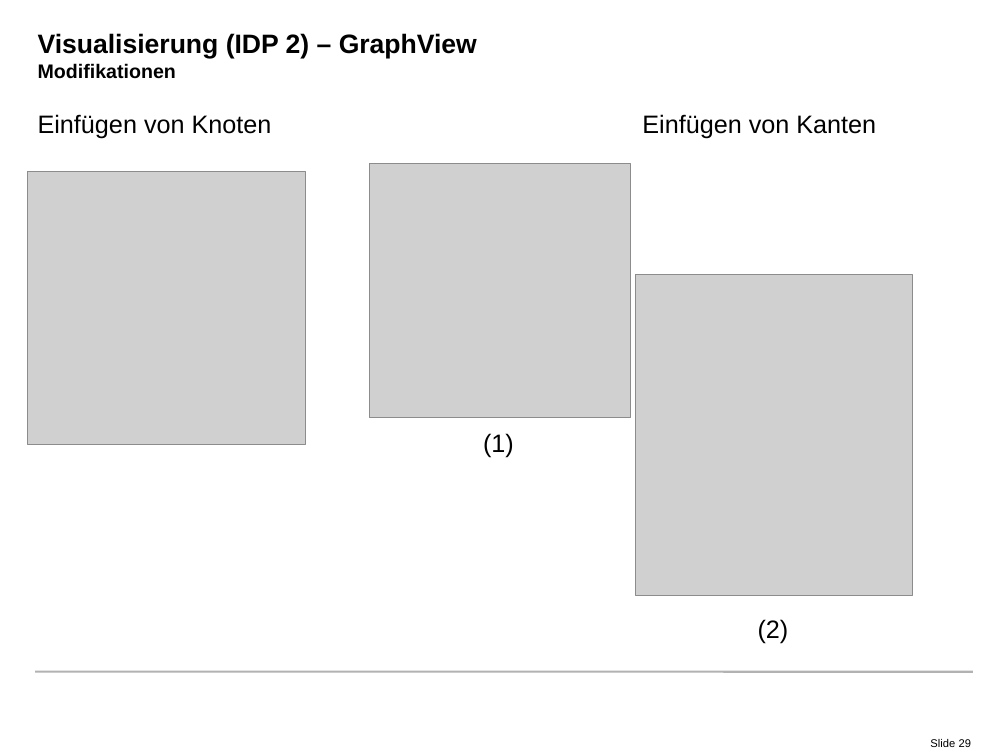
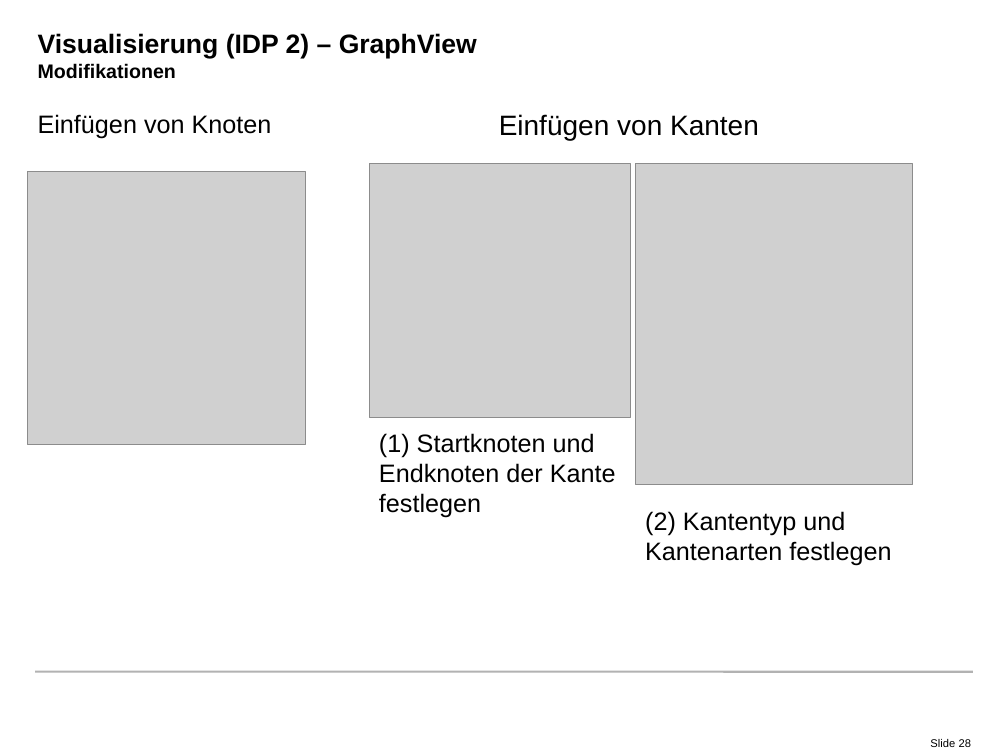
Before and after one commit to radke-tum/idp, a slide deck: slide 28 of pssif/doc/PSSIF.pptx (slide 29 before the commit). Drawn at 1008x756 pixels with LibreOffice and Linux fonts; fonts in the diff are those of the drawing; grey boxes stand for pictures; background and template pictures are left out. Boxes give left, top, right and bottom in pixels: in the first picture for what was removed or moved away, otherwise in the second. Text is boxed around its words. In the diff, an @@ line names an element or a change of style, - is before the commit and + after.

```diff
--- a/pssif/doc/PSSIF.pptx
+++ b/pssif/doc/PSSIF.pptx
@@ text at box(38, 114, 272, 138): text changed @@
-Einfügen von Knoten Einfügen von Kanten
+Einfügen von Knoten
@@ text added at box(499, 114, 759, 140), 20 pt, text #000000 @@
+Einfügen von Kanten
@@ picture: place and size @@
-picture at box(635, 275, 913, 596)
+picture at box(635, 163, 913, 484)
@@ text at box(379, 433, 616, 518): text changed @@
-(1)
+(1) Startknoten und Endknoten der Kante festlegen
@@ text at box(645, 511, 891, 566): text changed @@
-(2)
+(2) Kantentyp und Kantenarten festlegen
@@ page number at box(930, 739, 971, 747): text changed @@
-Slide 29
+Slide 28
```
Also in this commit, not shown: 9 other slides changed, 1 slide removed.
